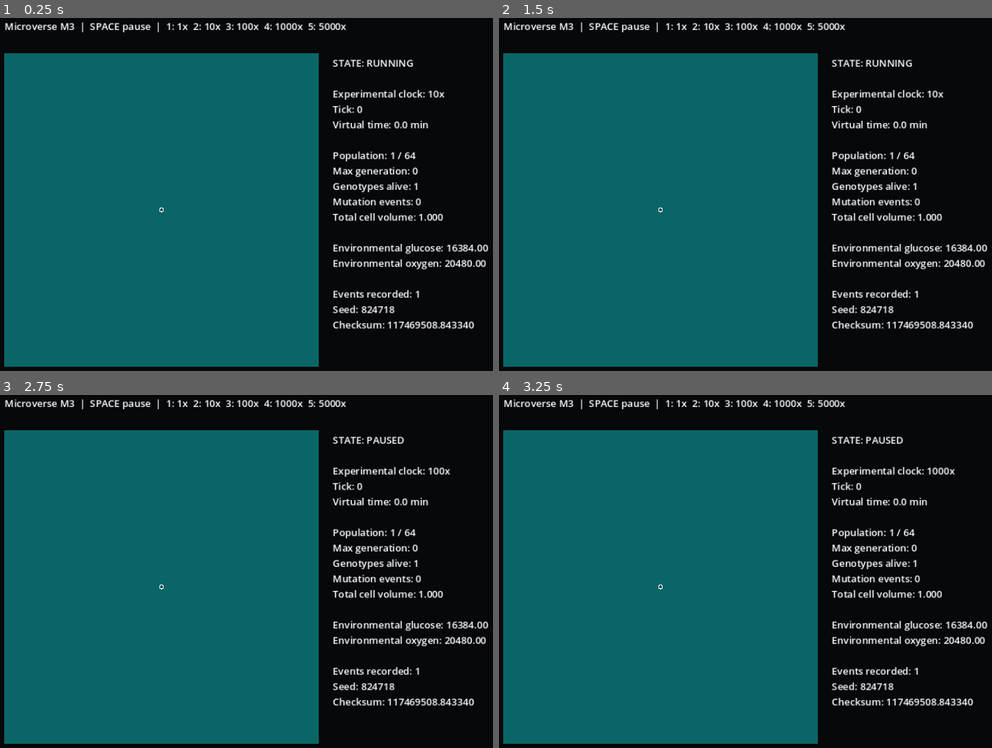
Above: before the commit, frames 1-4 (two rows, left to right).
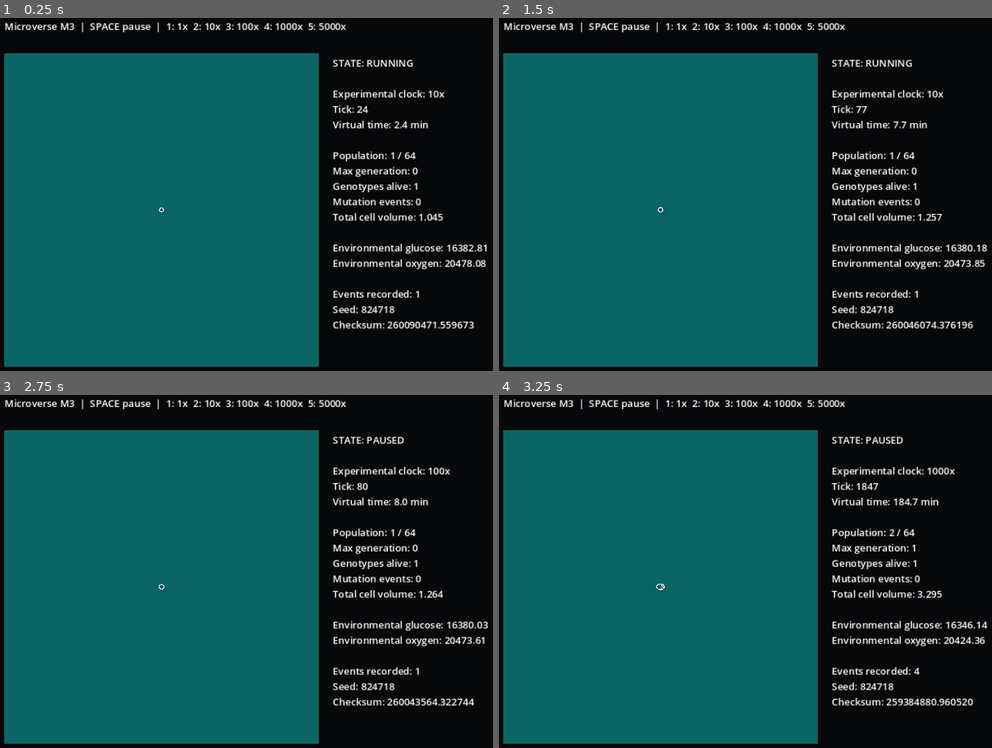
Above: after the commit, the same moments.

Repository: Feynman26/Microverse
Game: Godot game, scene res://src/ui/main.tscn
Same seed, same stepped clock (60 frames per second), same inputs: the game is played once before the commit and once after it.
Inputs:
- Up to frame 1 (0.25 s): no input
- Up to frame 2 (1.5 s): tap Enter at 0.5 s; tap 1 at 0.6 s; tap Space at 0.77, 1.25 s; tap 2 at 1.35 s
- Up to frame 3 (2.75 s): tap Space at 1.52 s; tap Enter at 2 s; tap 3 at 2.1 s
- Up to frame 4 (3.25 s): tap Space at 2.75, 3.02 s; tap 4 at 2.85 s

The runs differ from the first frame. In frame 1, 0.4% of the frame differs, in the area x 32-100%, y 24-89%; in frame 2, 0.5%; in frame 3, 0.4%; in frame 4, 0.7%, in the area x 31-100%, y 24-89%.
Error before the commit: Assertion failed: Cell metabolism must be initialized before transport (res://src/biology/cell_state.gd:53)

Commit message:
refactor: integrate explicit chemistry into simulation engine

Diff:
--- a/src/simulation/simulation_engine.gd
+++ b/src/simulation/simulation_engine.gd
@@ -7,11 +7,15 @@
 const CellStateScript = preload("res://src/biology/cell_state.gd")
 const GenomeScript = preload("res://src/genetics/genome.gd")
 const MutationEngineScript = preload("res://src/genetics/mutation_engine.gd")
+const ReactionCatalogScript = preload("res://src/chemistry/reaction_catalog.gd")
+
+const TRANSPORTED_RESOURCES: Array[String] = ["glucose", "oxygen", "nitrogen", "phosphorus"]
 
 var config
 var rng
 var world
 var mutation_engine
+var reactions: Array = []
 var cells: Array = []
 var tick_index: int = 0
 var simulation_time_min: float = 0.0
@@ -24,15 +28,20 @@
 	config.validate()
 	rng = DeterministicRngScript.new(config.seed)
 	mutation_engine = MutationEngineScript.new()
+	reactions = ReactionCatalogScript.create_m4_candidate()
+	ReactionCatalogScript.validate_unique(reactions)
 	world = WorldStateScript.new(config.world_width, config.world_height, config.grid_cell_size_um)
 	world.register_field("glucose", config.glucose_diffusion, config.initial_glucose)
 	world.register_field("oxygen", config.oxygen_diffusion, config.initial_oxygen)
+	world.register_field("nitrogen", config.nitrogen_diffusion, config.initial_nitrogen)
+	world.register_field("phosphorus", config.phosphorus_diffusion, config.initial_phosphorus)
 
 func seed_ancestor(position: Vector2 = Vector2(-1.0, -1.0)):
 	if position.x < 0.0 or position.y < 0.0:
 		position = Vector2(float(config.world_width - 1) * 0.5, float(config.world_height - 1) * 0.5)
 	var cell = CellStateScript.new(_allocate_cell_id(), -1, 0, tick_index, world.clamp_position(position), config.ancestor_volume)
 	cell.genome = GenomeScript.create_ancestor()
+	cell.initialize_metabolism(config)
 	cells.append(cell)
 	_record_event("birth", {
 		"cell_id": cell.id,
@@ -54,7 +63,7 @@
 
 	for cell in cells:
 		if cell.alive:
-			cell.step_intracellular(dt, config)
+			cell.step_intracellular(dt, config, reactions)
 
 	_process_deaths()
 	_process_divisions()
@@ -62,10 +71,14 @@
 	tick_index += 1
 	simulation_time_min += dt
 
+# All transported resources use the same request -> site-scale -> application
+# protocol. Availability is sampled once after diffusion; no cell receives a
+# priority merely because it is earlier in the array.
 func _allocate_membrane_transport(dt: float) -> void:
 	var records: Array = []
-	var glucose_totals: Dictionary = {}
-	var oxygen_totals: Dictionary = {}
+	var totals: Dictionary = {}
+	for resource in TRANSPORTED_RESOURCES:
+		totals[resource] = {}
 
 	for cell in cells:
 		if not cell.alive:
@@ -73,31 +86,32 @@
 		var request: Dictionary = cell.transport_requests(dt, world, config)
 		var key: Vector2i = _grid_key(cell.position)
 		records.append({"cell": cell, "key": key, "request": request})
-		glucose_totals[key] = float(glucose_totals.get(key, 0.0)) + float(request["glucose"])
-		oxygen_totals[key] = float(oxygen_totals.get(key, 0.0)) + float(request["oxygen"])
-
-	var glucose_scales: Dictionary = {}
-	var oxygen_scales: Dictionary = {}
-	for key_variant in glucose_totals.keys():
-		var key: Vector2i = key_variant
-		var available: float = float(world.get_field("glucose").get_value(key.x, key.y))
-		var total_request: float = float(glucose_totals[key])
-		glucose_scales[key] = 1.0 if total_request <= available or total_request <= 0.0 else available / total_request
-	for key_variant in oxygen_totals.keys():
-		var key: Vector2i = key_variant
-		var available: float = float(world.get_field("oxygen").get_value(key.x, key.y))
-		var total_request: float = float(oxygen_totals[key])
-		oxygen_scales[key] = 1.0 if total_request <= available or total_request <= 0.0 else available / total_request
+		for resource in TRANSPORTED_RESOURCES:
+			var resource_totals: Dictionary = totals[resource]
+			resource_totals[key] = float(resource_totals.get(key, 0.0)) + float(request.get(resource, 0.0))
+			totals[resource] = resource_totals
+
+	var scales: Dictionary = {}
+	for resource in TRANSPORTED_RESOURCES:
+		var resource_scales: Dictionary = {}
+		var resource_totals: Dictionary = totals[resource]
+		for key_variant in resource_totals.keys():
+			var key: Vector2i = key_variant
+			var available: float = float(world.get_field(resource).get_value(key.x, key.y))
+			var total_request: float = float(resource_totals[key])
+			resource_scales[key] = 1.0 if total_request <= available or total_request <= 0.0 else available / total_request
+		scales[resource] = resource_scales
 
 	for record in records:
 		var cell = record["cell"]
 		var key: Vector2i = record["key"]
 		var request: Dictionary = record["request"]
-		var glucose_allocated: float = float(request["glucose"]) * float(glucose_scales[key])
-		var oxygen_allocated: float = float(request["oxygen"]) * float(oxygen_scales[key])
-		var glucose_removed: float = float(world.get_field("glucose").remove_amount(key.x, key.y, glucose_allocated))
-		var oxygen_removed: float = float(world.get_field("oxygen").remove_amount(key.x, key.y, oxygen_allocated))
-		cell.apply_uptake(glucose_removed, oxygen_removed)
+		var uptake: Dictionary = {}
+		for resource in TRANSPORTED_RESOURCES:
+			var resource_scales: Dictionary = scales[resource]
+			var allocated: float = float(request.get(resource, 0.0)) * float(resource_scales.get(key, 1.0))
+			uptake[resource] = float(world.get_field(resource).remove_amount(key.x, key.y, allocated))
+		cell.apply_uptake(uptake)
 
 func _process_deaths() -> void:
 	var survivors: Array = []
@@ -106,8 +120,8 @@
 			survivors.append(cell)
 			continue
 		var pools: Dictionary = cell.releasable_pools()
-		world.release("glucose", cell.position, float(pools["glucose"]))
-		world.release("oxygen", cell.position, float(pools["oxygen"]))
+		for resource in TRANSPORTED_RESOURCES:
+			world.release(resource, cell.position, float(pools.get(resource, 0.0)))
 		_record_event("death", {
 			"cell_id": cell.id,
 			"generation": cell.generation,
